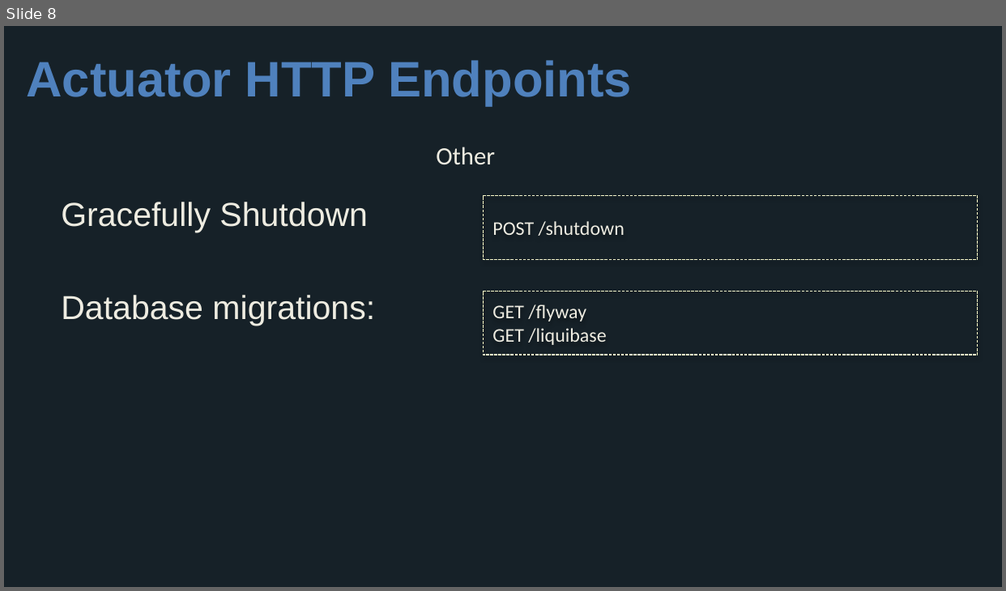
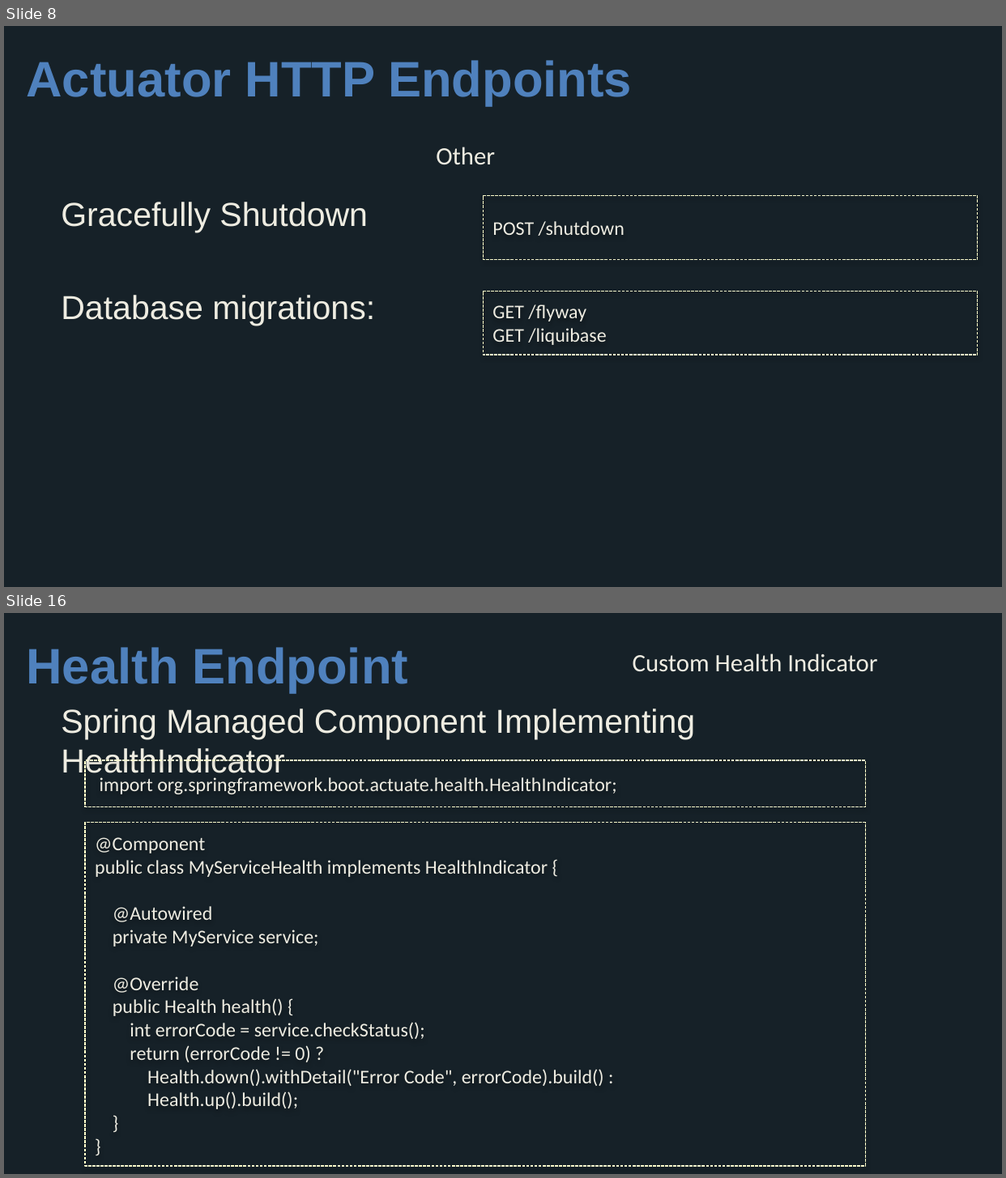
Before and after one commit to wxlund/CN-Workshop-Boeing, a slide deck: presentations/Session_4_Advanced_Boot.pptx. Shown one above the other, each under a label of ours: slide 8 before the commit, slides 8 and 16 after it; the slides between them are not shown. The pictures are 1006x591 and 1006x1178 pixels, drawn with LibreOffice and Linux fonts; fonts in the diff are those of the drawing; background and template pictures are left out. Boxes give left, top, right and bottom in pixels: in the first picture for what was removed or moved away, otherwise in the second. Text is boxed around its words. In the diff, an @@ line names an element or a change of style, - is before the commit and + after.

```diff
--- a/presentations/Session_4_Advanced_Boot.pptx
+++ b/presentations/Session_4_Advanced_Boot.pptx
@@ slide 16 added at bbox=[4, 613, 1002, 1174], background #162128 @@
@@ title added at bbox=[26, 647, 408, 693], 36 pt, text #4F81BD, bold @@
+Health Endpoint
@@ text added at bbox=[633, 653, 877, 672], 18 pt, text #EEECE1 @@
+Custom Health Indicator
@@ text added at bbox=[61, 709, 696, 780], 24 pt, text #EEECE1 @@
+Spring Managed Component Implementing HealthIndicator
@@ rectangle added at bbox=[85, 760, 865, 807], outline #FFFFCC 0.75 pt dashed, 14 pt, text #EEECE1 @@
+import org.springframework.boot.actuate.health.HealthIndicator;
@@ rectangle added at bbox=[85, 823, 865, 1166], outline #FFFFCC 0.75 pt dashed, 14 pt, text #EEECE1 @@
+@Component
+public class MyServiceHealth implements HealthIndicator {
+@Autowired
+private MyService service;
+@Override
+public Health health() {
+int errorCode = service.checkStatus();
+return (errorCode != 0) ?
+Health.down().withDetail("Error Code", errorCode).build() :
+Health.up().build();
+}
+}
```
Also in this commit, not shown: 19 other slides added.
